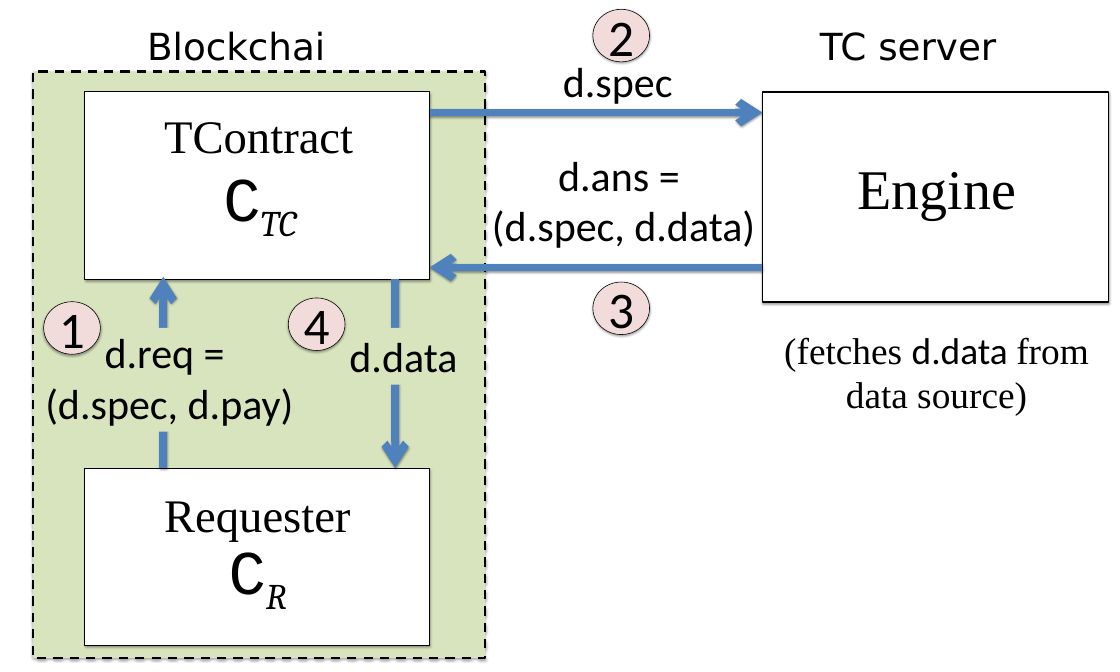
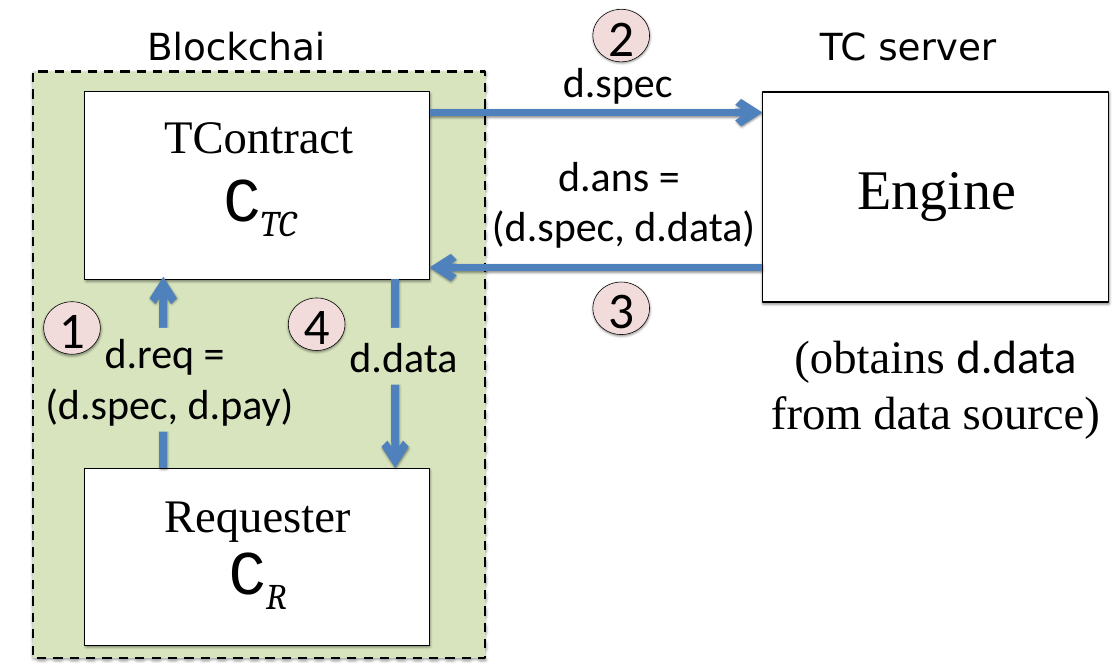
Before and after one commit to bl4ck5un/Town-Crier, a slide deck: slide 1 of writeup/figures/DataflowFig.pptx. Drawn at 1120x672 pixels with LibreOffice and Linux fonts; fonts in the diff are those of the drawing. Boxes give left, top, right and bottom in pixels: in the first picture for what was removed or moved away, otherwise in the second. Text is boxed around its words. In the diff, an @@ line names an element or a change of style, - is before the commit and + after.

```diff
--- a/writeup/figures/DataflowFig.pptx
+++ b/writeup/figures/DataflowFig.pptx
@@ text at <box>771,340,1100,439</box>: text changed; size 48 to 60 pt @@
-(fetches d.data from
-data source)
+(obtains d.data from data source)
```
Also in this commit, not shown: 2 other files.
